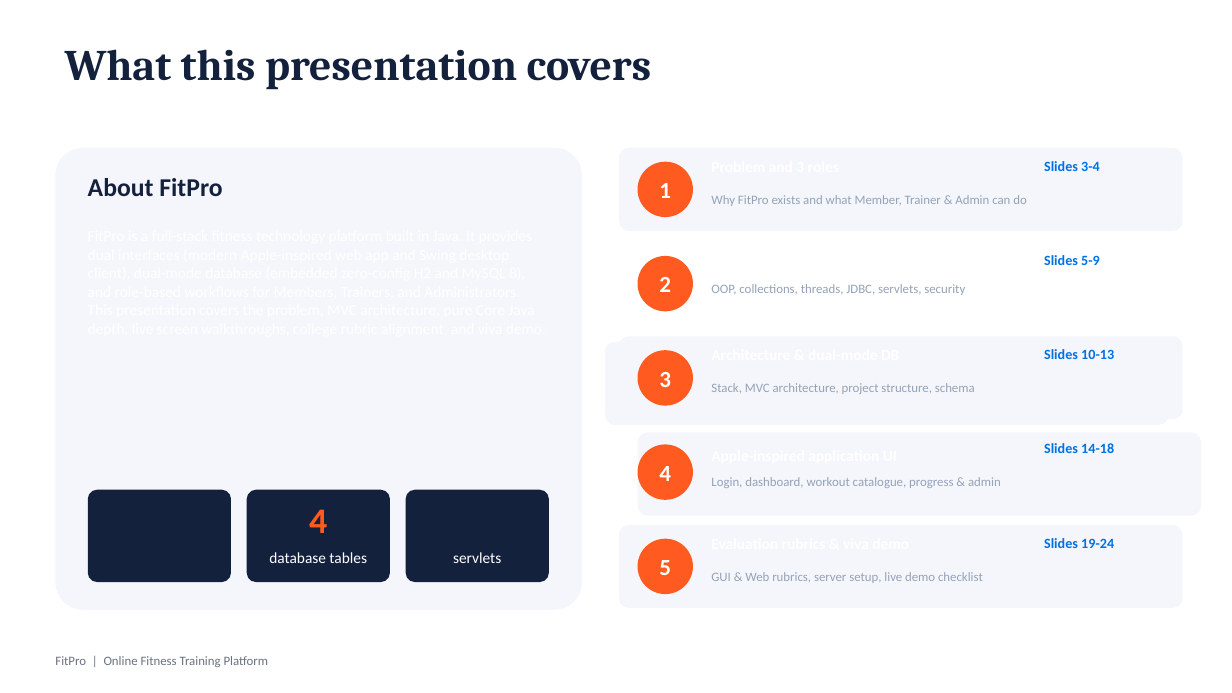
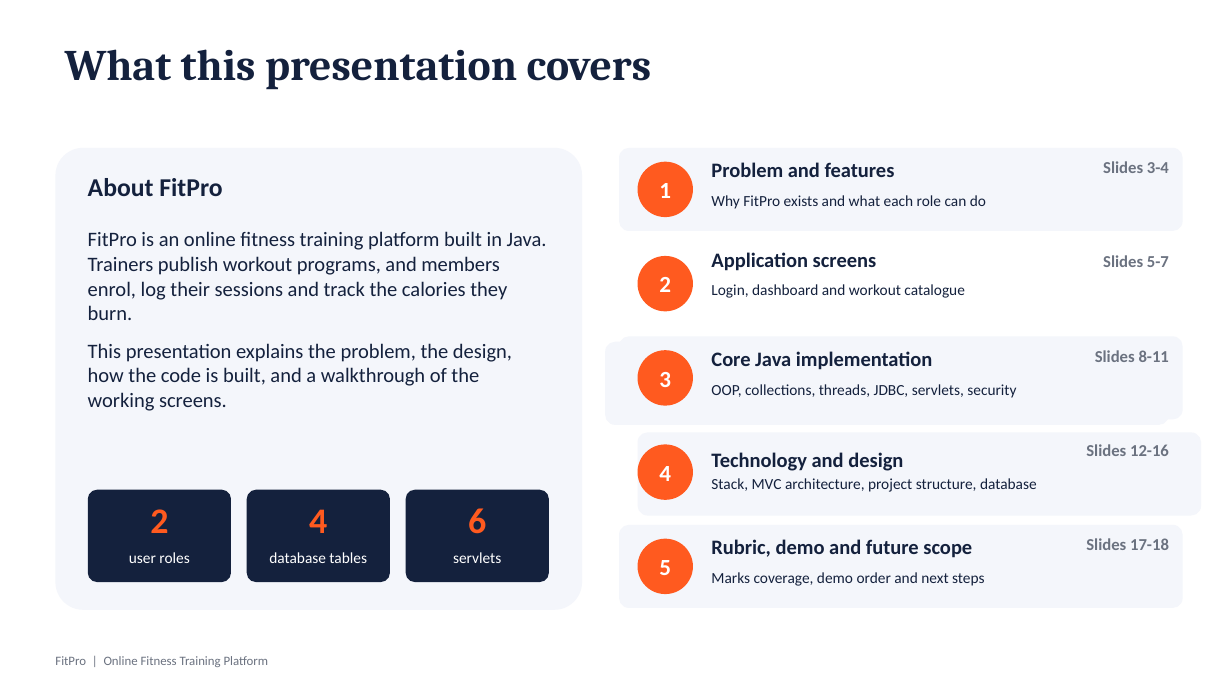
Before and after one commit to adiithakurr110/FitPro-Fitness-Platform, a slide deck: slide 2 of docs/FitPro_Final_Presentation.pptx. Drawn at 1232x693 pixels with LibreOffice and Linux fonts; fonts in the diff are those of the drawing. Boxes give left, top, right and bottom in pixels: in the first picture for what was removed or moved away, otherwise in the second. Text is boxed around its words. In the diff, an @@ line names an element or a change of style, - is before the commit and + after.

Commit message:
docs: align rubric mapping and presentation slide with college marking criteria

```diff
--- a/docs/FitPro_Final_Presentation.pptx
+++ b/docs/FitPro_Final_Presentation.pptx
@@ text added at (711,162,895,177), 16 pt, text #14213D, bold @@
+Problem and features
@@ text "Slides 3-4" at (1103,161,1169,173): size 11 to 13 pt, text colour #0071E3 to #6B7280; alignment left to right @@
@@ text at (711,195,986,209): text changed; size 10 to 12 pt; text colour #94A3B8 to #14213D @@
-Why FitPro exists and what Member, Trainer & Admin can do
+Why FitPro exists and what each role can do
@@ text added at (88,231,547,411), 16 pt, text #14213D @@
+FitPro is an online fitness training platform built in Java. Trainers publish workout programs, and members enrol, log their sessions and track the calories they burn.
+This presentation explains the problem, the design, how the code is built, and a walkthrough of the working screens.
@@ text added at (711,252,876,271), 16 pt, text #14213D, bold @@
+Application screens
@@ text at (1103,255,1169,267): text changed; size 11 to 13 pt; text colour #0071E3 to #6B7280 @@
-Slides 5-9
+Slides 5-7
@@ text added at (711,284,965,298), 12 pt, text #14213D @@
+Login, dashboard and workout catalogue
@@ text added at (711,351,932,370), 16 pt, text #14213D, bold @@
+Core Java implementation
@@ text at (1095,350,1169,362): text changed; size 11 to 13 pt; text colour #0071E3 to #6B7280 @@
-Slides 10-13
+Slides 8-11
@@ text "OOP, collections, threads, JDBC, servlets, ...": place and size @@
-text "OOP, collections, threads, JDBC, servlets, ..." at (711,284,965,295)
+text "OOP, collections, threads, JDBC, servlets, ..." at (711,384,1016,398)
@@ text "OOP, collections, threads, JDBC, servlets, ..." at (711,384,1016,398): size 10 to 12 pt, text colour #94A3B8 to #14213D @@
@@ text removed at (711,383,975,394) @@
-Stack, MVC architecture, project structure, schema
@@ text at (1086,444,1169,456): text changed; size 11 to 13 pt; text colour #0071E3 to #6B7280 @@
-Slides 14-18
+Slides 12-16
@@ text at (711,478,1037,492): text changed; size 10 to 12 pt; text colour #94A3B8 to #14213D @@
-Login, dashboard, workout catalogue, progress & admin
+Stack, MVC architecture, project structure, database
@@ text added at (711,452,903,471), 16 pt, text #14213D, bold @@
+Technology and design
@@ text added at (150,509,168,533), 28 pt, text #FF5A1F, bold @@
+2
@@ text added at (468,508,486,534), 28 pt, text #FF5A1F, bold @@
+6
@@ text added at (711,539,972,558), 16 pt, text #14213D, bold @@
+Rubric, demo and future scope
@@ text at (1086,538,1169,550): text changed; size 11 to 13 pt; text colour #0071E3 to #6B7280 @@
-Slides 19-24
+Slides 17-18
@@ text "user roles" at (129,552,189,563): size 18 to 12 pt, text colour #14213D to #FFFFFF; alignment left to centre @@
@@ text at (711,572,985,586): text changed; size 10 to 12 pt; text colour #94A3B8 to #14213D @@
-GUI & Web rubrics, server setup, live demo checklist
+Marks coverage, demo order and next steps
```
Also in this commit, not shown: 15 other slides changed, 1 slide added, 6 slides removed, 1 other file.
